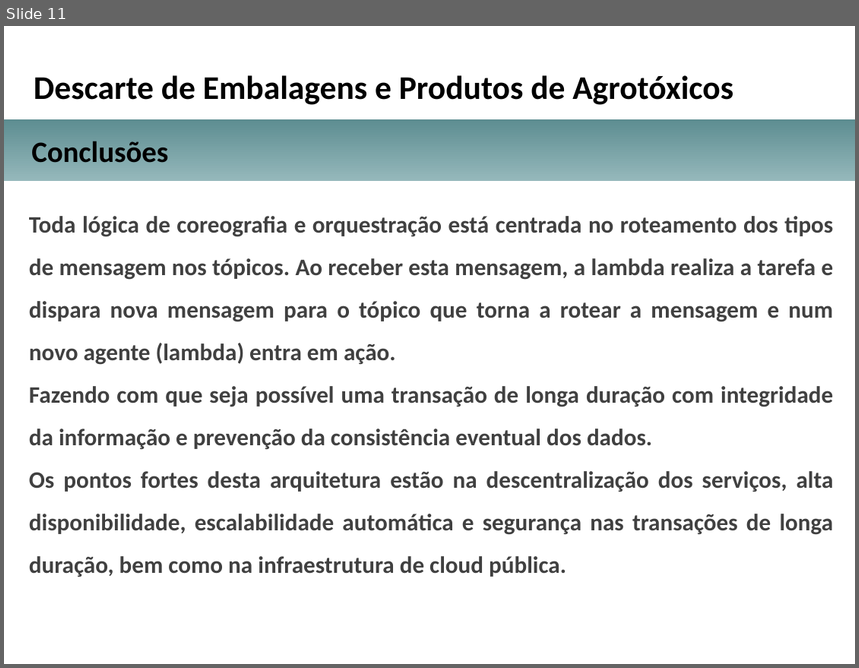
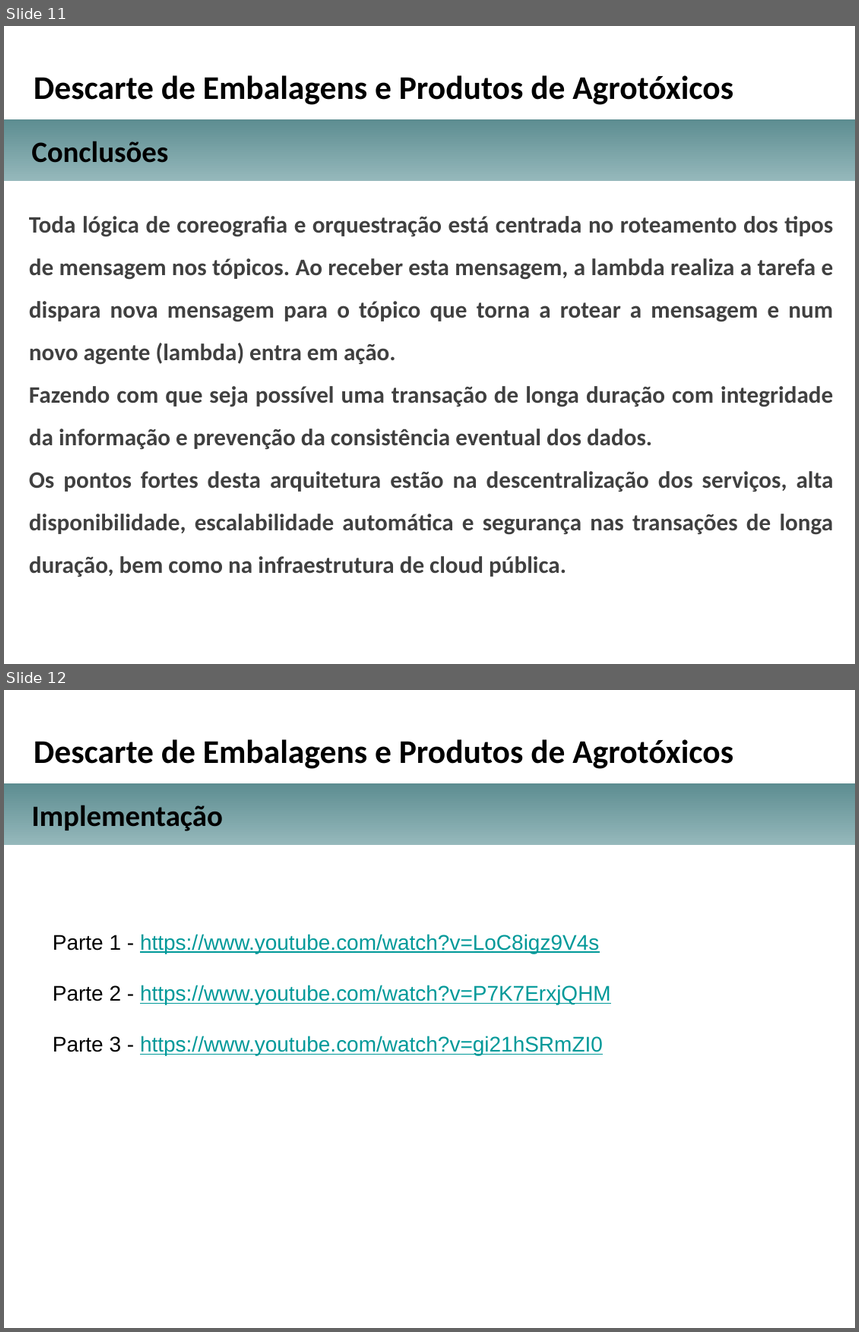
Before and after one commit to michellerodrigues/AgendamentoLambda, a slide deck: docs_tcc/apresentacao_projeto_arquitetural_TCC.pptx. Shown one above the other, each under a label of ours: slide 11 before the commit, slides 11 and 12 after it. The pictures are 859x668 and 859x1332 pixels, drawn with LibreOffice and Linux fonts; fonts in the diff are those of the drawing; background and template pictures are left out. Boxes give left, top, right and bottom in pixels: in the first picture for what was removed or moved away, otherwise in the second. Text is boxed around its words. In the diff, an @@ line names an element or a change of style, - is before the commit and + after.

```diff
--- a/docs_tcc/apresentacao_projeto_arquitetural_TCC.pptx
+++ b/docs_tcc/apresentacao_projeto_arquitetural_TCC.pptx
@@ slide 12 added at bbox=[4, 690, 855, 1328], background picture (left out) @@
@@ text added at bbox=[34, 739, 734, 769], 28 pt, text #000000, bold @@
+Descarte de Embalagens e Produtos de Agrotóxicos
@@ rectangle added at bbox=[4, 783, 855, 846], fill gradient #95B8BB to #5D8D91 @@
@@ text added at bbox=[31, 805, 223, 831], 25 pt, text #000000, bold @@
+Implementação
@@ text added at bbox=[53, 934, 611, 1056], 18 pt, text #009999, underline @@
+Parte 1 - https://www.youtube.com/watch?v=LoC8igz9V4s
+Parte 2 - https://www.youtube.com/watch?v=P7K7ErxjQHM
+Parte 3 - https://www.youtube.com/watch?v=gi21hSRmZI0
```
Also in this commit, not shown: 1 slide changed, 1 other slide added, 5 other files.
